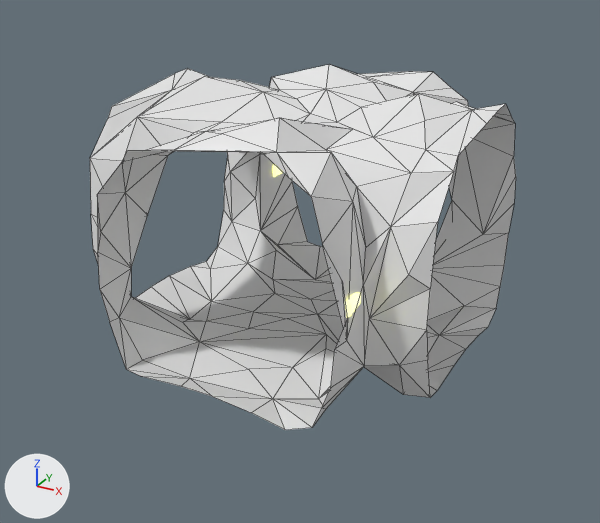
Renders of the glTF model Rogue-Robots/Assets/Models/ModularBlocks/TunnelCross1.gltf from each side of a commit.
Rendered twice from a camera (50 mm lens) standing at (5.3, -9.65, 6.66) and looking at (0.12, -0.23, 1.95). Every picture has the same lights, and +X, +Y and +Z are marked at lower left. Mesh edges are drawn as thin lines on the coarser meshes. Vertices at the same position are counted once.

In view in the first picture: 'TunnelCross1'.
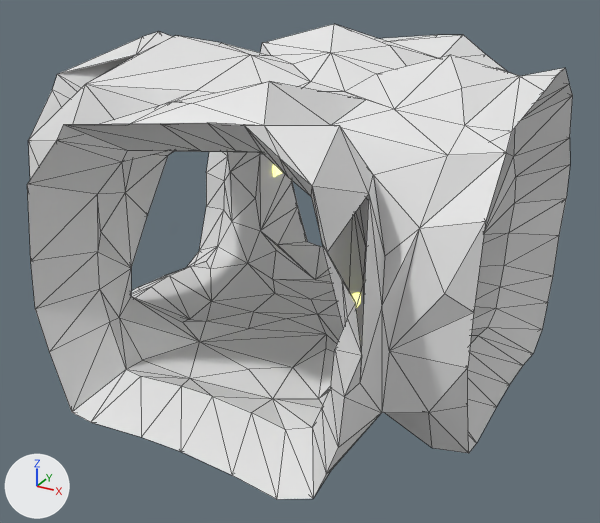
Pixel boxes [x1, y1, x2, y2] of what changed, in the pictures (600 x 523 px):
'TunnelCross1', reshaped (28% wider, 30% taller): before [90, 65, 516, 430]; after [27, 24, 573, 499]
part 1 of me_scene_052, added: after [27, 24, 573, 499]

What the commit changed:
me_scene_052 is used by ob_tunnelcross1; location (0.0, 0.0, 0.0).
me_scene_052 had 207 vertices, 326 faces and spanned x -2.5..2.5, y -2.5..2.5, z 0.73..4.41.
me_scene_052 now has 412 vertices, 805 faces and spans x -3.22..3.13, y -3.17..3.18, z 0.26..4.93.
Part 1, on me_scene_052:
205 vertices are added at x -3.22..3.13, y -3.17..3.18, z 0.26..4.93.
479 new faces join them.
